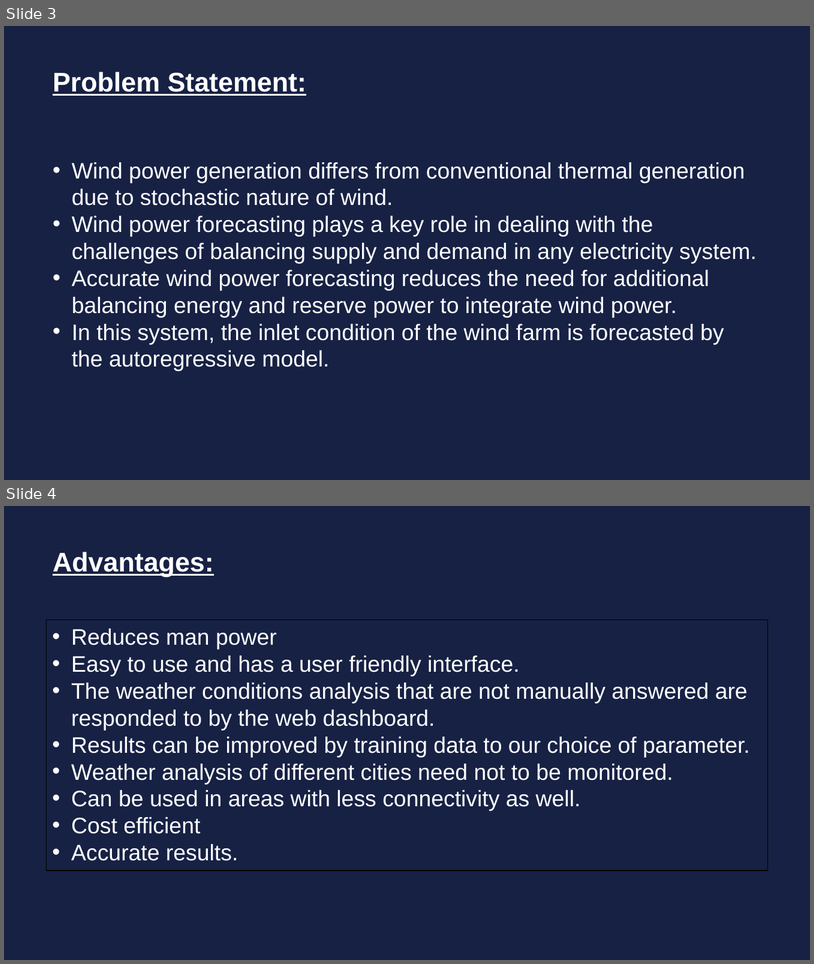
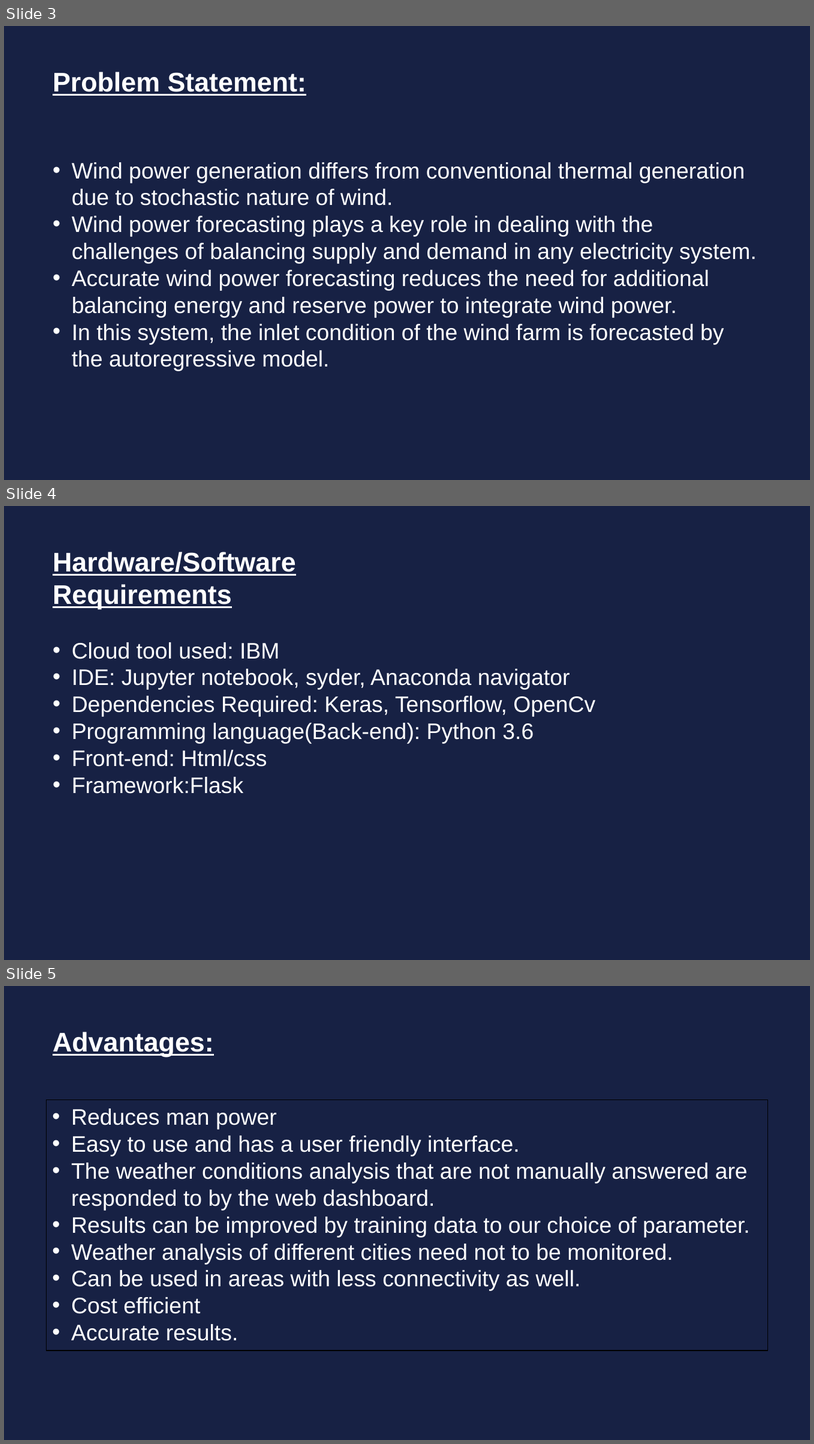
Before and after one commit to smartinternz02/SI-GuidedProject-4856-1627385588, a slide deck: Presentation/Wind prediction.pptx. Shown one above the other, each under a label of ours: slides 3 and 4 before the commit, slides 3, 4 and 5 after it. The pictures are 814x964 and 814x1444 pixels, drawn with LibreOffice and Linux fonts; fonts in the diff are those of the drawing. Boxes give left, top, right and bottom in pixels: in the first picture for what was removed or moved away, otherwise in the second. Text is boxed around its words. In the diff, an @@ line names an element or a change of style, - is before the commit and + after.

```diff
--- a/Presentation/Wind prediction.pptx
+++ b/Presentation/Wind prediction.pptx
@@ slide 4 added at (4, 506, 810, 960), background #172144 @@
@@ text added at (53, 552, 296, 609), 24 pt, text #FFFFFF, bold, underline @@
+Hardware/Software Requirements
@@ text added at (72, 642, 596, 793), 20 pt, text #FEFEFE @@
+• Cloud tool used: IBM
+• IDE: Jupyter notebook, syder, Anaconda navigator
+• Dependencies Required: Keras, Tensorflow, OpenCv
+• Programming language(Back-end): Python 3.6
+• Front-end: Html/css
+• Framework:Flask
@@ what was slide 4 is now slide 5 @@
```
Also in this commit, not shown: 1 slide changed.
